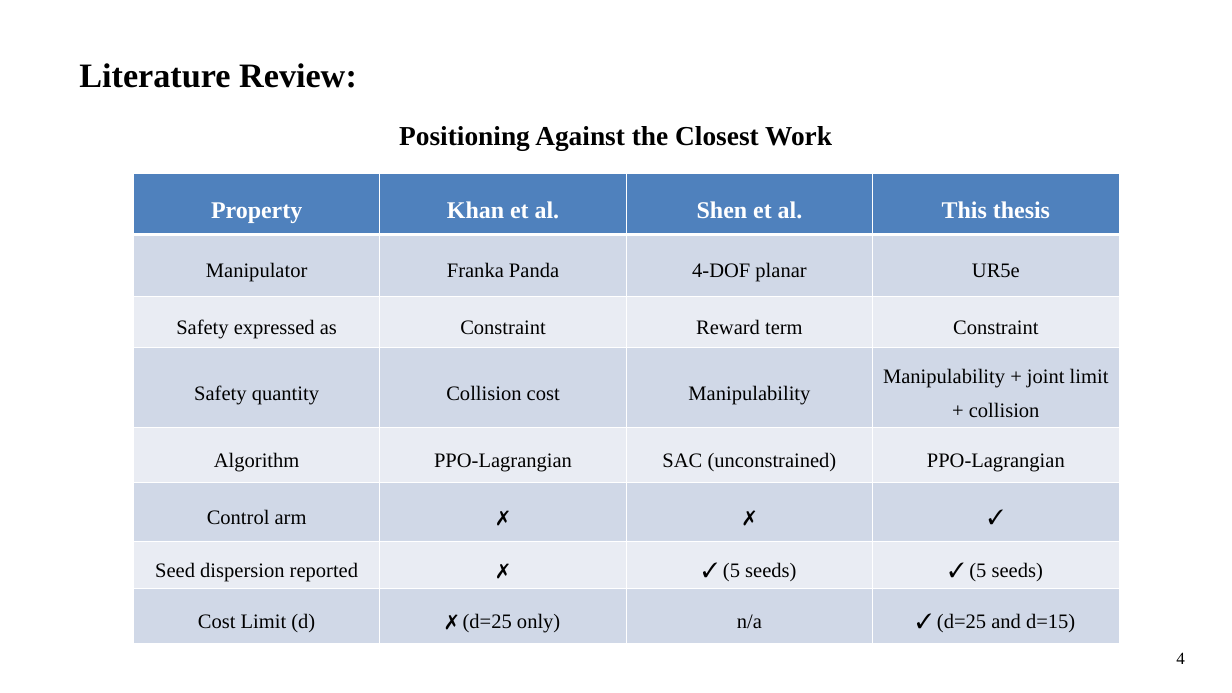
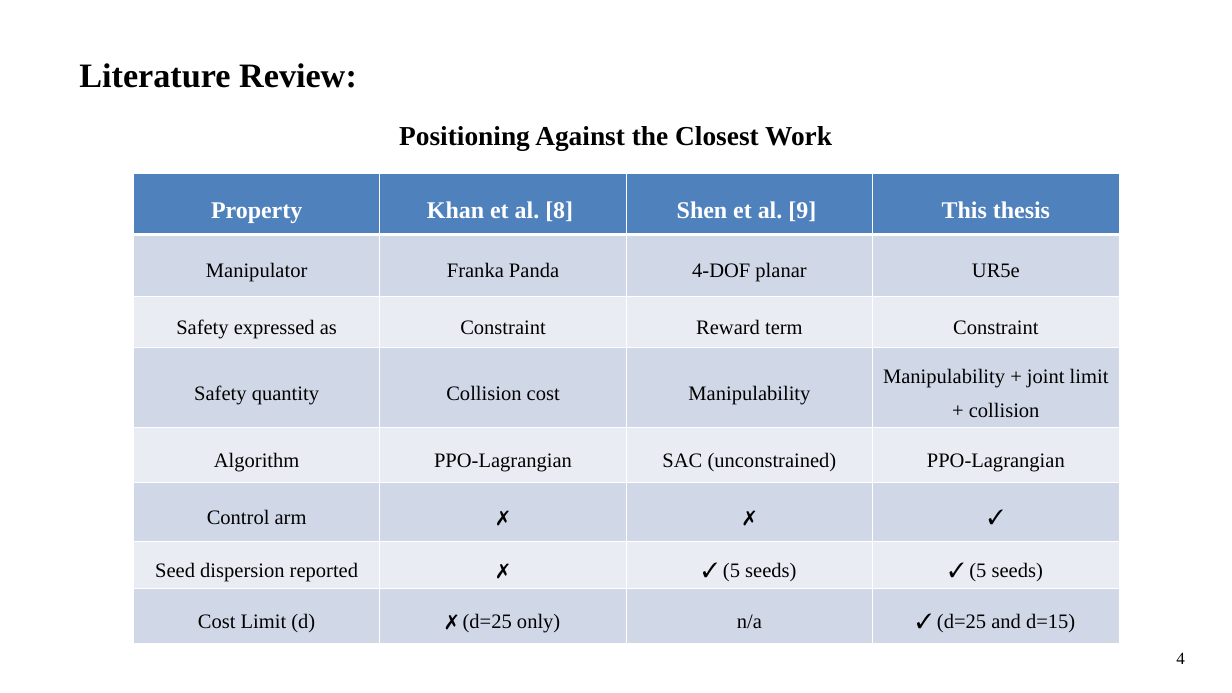
Before and after one commit to abdurRabbi23/ur5-safe-rl-thesis, a slide deck: slide 4 of Thesis_Documentation/Presentaion_slides/2031023.pptx. Drawn at 1232x693 pixels with LibreOffice and Linux fonts; fonts in the diff are those of the drawing. Boxes give left, top, right and bottom in pixels: in the first picture for what was removed or moved away, otherwise in the second. Text is boxed around its words. In the diff, an @@ line names an element or a change of style, - is before the commit and + after.

```diff
--- a/Thesis_Documentation/Presentaion_slides/2031023.pptx
+++ b/Thesis_Documentation/Presentaion_slides/2031023.pptx
@@ table at (134,173,1119,639) @@
-row 1, column 2: Khan et al.
+row 1, column 2: Khan et al. [8]
-row 1, column 3: Shen et al.
+row 1, column 3: Shen et al. [9]
```
Also in this commit, not shown: 1 other slide changed, 1 other file.
